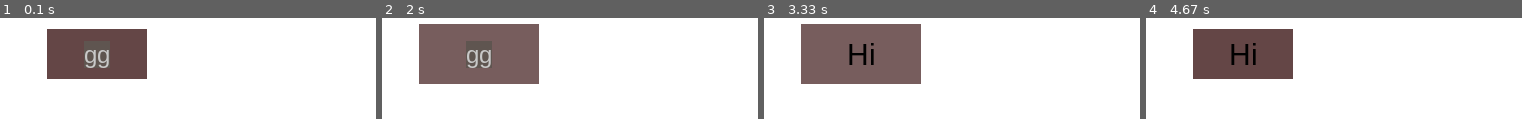
Above: before the commit, frames 1-4 (left to right).
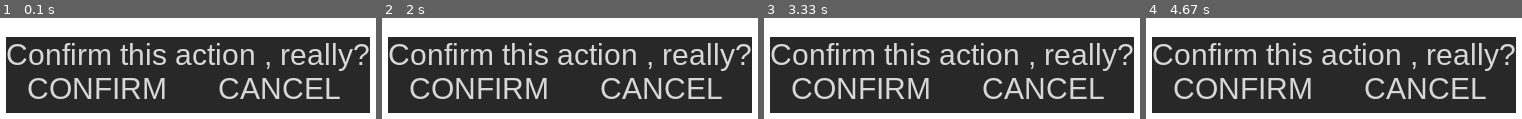
Above: after the commit, the same moments.

Repository: Valdotorium/pygame_helpers
Game: pygame game, started from main.py
Same seed, same stepped clock (60 frames per second), same inputs: the game is played once before the commit and once after it.
Inputs (mouse positions are in pixels of both pictures, inside the frame that each line leads up to):
- Up to frame 1 (0.1 s): no input
- Up to frame 2 (2 s): press the mouse at (479, 54) at 0.37 s; move the mouse to (outside the picture) at 0.47 s; release the mouse at (outside the picture) at 0.6 s; click (479, 54) at 1.85 s, where only the run before the commit has a clickable "Hi"
- Up to frame 3 (3.33 s): press the mouse at (861, 54) at 2.17 s; move the mouse to (outside the picture) at 2.27 s; release the mouse at (outside the picture) at 2.4 s; click (861, 54) at 3.08 s, where only the run before the commit has a clickable "Hi"
- Up to frame 4 (4.67 s): click (outside the picture) at 3.42 s

The runs differ from the first frame. In frame 1, 75% of the frame differs, in the area x 1-99%, y 10-95%; in frame 2, 77%; in frame 3, 77%, in the area x 1-99%, y 5-95%; in frame 4, 75%.

Commit message:
confirm cancel menu

Diff:
--- a/main.py
+++ b/main.py
@@ -18,19 +18,20 @@
 
 window, clock = init()
 mouse = mouse.mouse()
-button = ui.Button(200,200,100,50,(100,70,70), "Hi", "expand")
-textbox = text.DisplayText("gg", "Arial", 24, 200, 200)
+menu = text.confirmMenu("Confirm this action , really?", "Arial", 30, (40,40,40), (200,200))
 while True:
     window.fill((255, 255, 255))
     clock.tick(60)
     mouse.update()
-    button.draw(window)
 
+    menu.update(window)
+    if menu.status == "confirm":
+        print("confirmed")
+        del(menu)
+    if menu.status == "cancel":
+        print("canceled")
+        del(menu)
 
-    if textbox.ticks <= 0:
-       pass
-    else:
-        textbox.draw(window)
 
     pygame.display.update()
     print("state:", mouse.state, "click:",mouse.click, "pos:",mouse.pos, "origin:", mouse.originOfTouch)
--- a/text.py
+++ b/text.py
@@ -1,6 +1,12 @@
 import pygame
+import ui
 
-
+def insertLineBreaks(text):
+    cc = 0
+    while cc < len(text):
+        if cc % 12 == 0:
+            text = text[:cc] + "\n" + text[cc:]
+        cc += 1
 class textbox():
     def __init__(self, x, y, color, bgcolor, text, font,fontsize, ticks, icon, animation):
         self.x = x
@@ -10,7 +16,8 @@
         self.text = text
         self.font = pygame.font.SysFont(font, fontsize)
         self.textRect = self.font.render(text, True, color).get_rect()
-        self.textRect.center = (self.x, self.y)
+        self.textRect.center = (self.x + self.textRect.width / 4, self.y)
+
         self.ticks = ticks
         self.icon = icon
         #for fade-in animation
@@ -41,12 +48,40 @@
         screen.blit(surface[0], surface[1])
         if self.icon!= None:
             screen.blit(self.icon, (self.x - self.textRect.width / 2, self.y - self.textRect.height / 2))
+class confirmMenu():
+    def __init__(self, text ,font, fontsize,color, pos):
+        self.text = text
+        self.font = pygame.font.SysFont(font, fontsize)
+        self.textbox = textbox(pos[0], pos[1], (255 - color[0], 255 - color[1], 255 - color[2]), color, text, font, 30, 1024, None, None)
+        self.confirmButton = ui.staticButton(pos[0], pos[1] + self.textbox.textRect.height, self.textbox.textRect.width / 2, 50, color, "CONFIRM")
+        self.cancelButton = ui.staticButton(pos[0] + self.textbox.textRect.width / 2, pos[1] + self.textbox.textRect.height, self.textbox.textRect.width / 2, 50, color, "CANCEL")
+        self.status = None
+    #check if the confirm or cancel button is being clicked
+    def update(self, window):
+        #if status is not none, delete self and button            self.textbox.draw(window)
+        self.confirmButton.draw(window)
+        self.cancelButton.draw(window)
+        self.textbox.draw(window)
+        if self.confirmButton.clicked:
+            self.status = "confirm"
+            del(self.cancelButton)
+            del(self.confirmButton)
+            del(self.textbox)
+        elif self.cancelButton.clicked:
+            self.status = "cancel"
+            del(self.cancelButton)
+            del(self.confirmButton)
+            del(self.textbox)
+        else:
+            self.status = None
+
+        return self.status
+
 
 #function for text displaying
 def DisplayText(text, font, fontsize, x, y):
     _textbox = textbox(x, y, (200,200,200),(95,85,80), text, font, fontsize, 180, None, None)
     return _textbox
-
 
 
 
--- a/ui.py
+++ b/ui.py
@@ -16,8 +16,12 @@
         self.text = text
         self.animation = animation
         self.font = pygame.font.SysFont("arial", 30)
-        self.text_surface = self.font.render(self.text, True, (0, 0, 0))
+        self.text_surface = self.font.render(self.text, True, (255 - color[0], 255 - color[1], 255 - color[2]))
         self.text_rect = self.text_surface.get_rect()
+        #set width and height to width and height of rect
+        self.width = self.text_rect.width
+        self.height = self.text_rect.height
+
         self.text_rect.center = (self.x + (self.width / 2), self.y + (self.height / 2))
         self.clicked = False
         self.ticksInAnimation = 0
@@ -73,3 +77,41 @@
             self.color = self.dark
             self.hovered = False
             self.ticksInAnimation = 0
+
+
+class staticButton():
+    def __init__(self, x, y, width, height, color, text):
+        #the center coordinates
+        self.x = x
+        self.y = y
+        self.width = width
+        self.height = height
+        self.color = color
+        #when the button gets hovered, it gets brighter
+        self.bright = (self.color[0] + (255 - self.color[0]) / 8,self.color[1] + (255 - self.color[1]) / 8,self.color[2] + (255 - self.color[2]) / 8 )
+        #original color value backup
+        self.dark = self.color
+        self.text = text
+        self.font = pygame.font.SysFont("arial", 30)
+        self.text_surface = self.font.render(self.text, True, (255 - color[0], 255 - color[1], 255 - color[2]))
+        self.text_rect = self.text_surface.get_rect()
+        self.clicked = False
+        self.hovered = False
+
+    def draw(self, window):
+        self.text_rect.center = (self.x, self.y)
+        pygame.draw.rect(window, self.color, (int(self.x - self.width/2), self.y -int(self.height/2), int(self.width), int(self.height)))
+        window.blit(self.text_surface, self.text_rect)
+        #now it should detect if it is hovered
+        if pygame.mouse.get_pos()[0] > self.x - self.width/2 and pygame.mouse.get_pos()[0] < self.x + self.width/2 and pygame.mouse.get_pos()[1] > self.y-self.height/2 and pygame.mouse.get_pos()[1] < self.y + self.height/2:
+            self.color = self.bright
+            self.hovered = True
+            #now detect clicks
+            if pygame.mouse.get_pressed()[0] == 1 and self.clicked == False:
+                self.clicked = True
+                self.color = self.bright
+            else:
+                self.clicked = False
+        else:
+            self.color = self.dark
+            self.hovered = False
